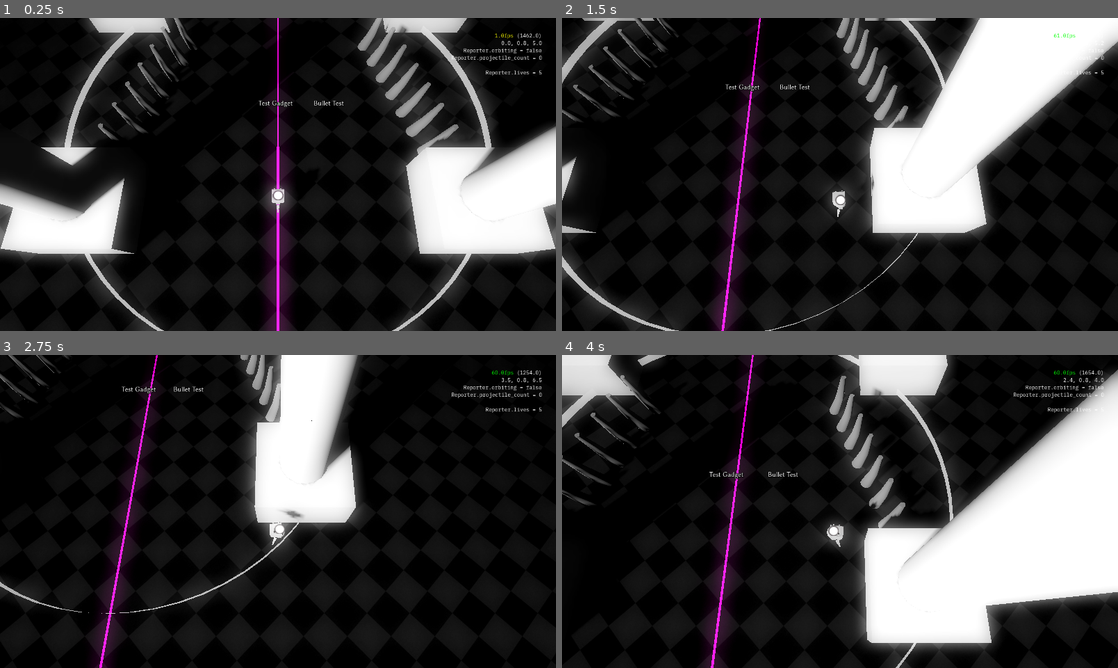
Above: before the commit, frames 1-4 (two rows, left to right).
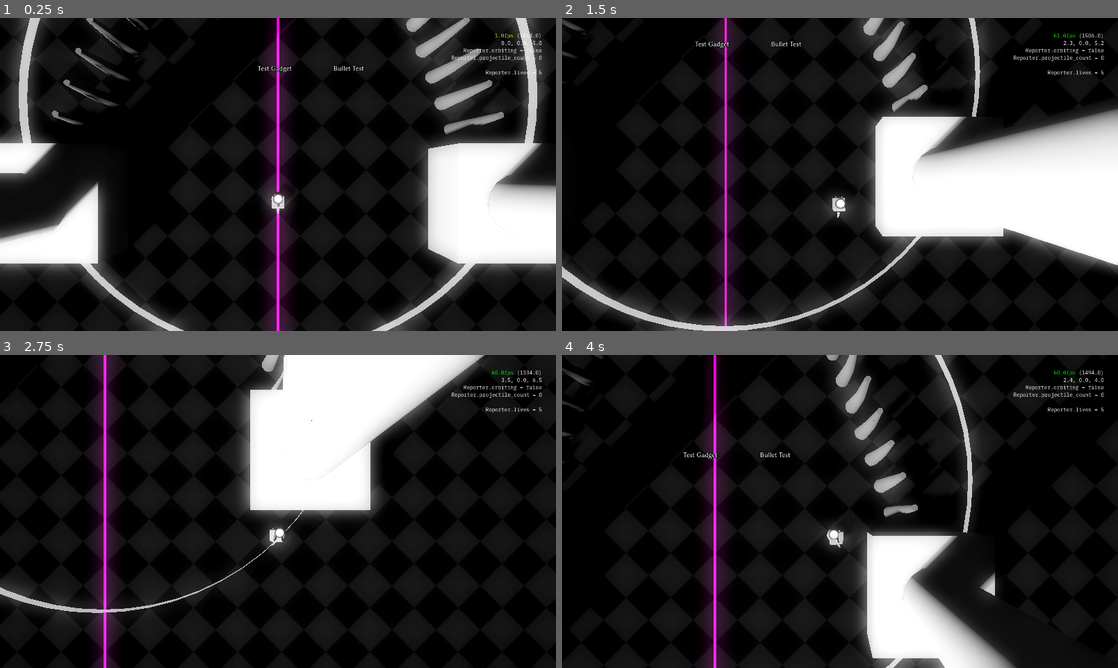
Above: after the commit, the same moments.

Repository: slyllama/dwelt
Game: Godot game, scene res://maps/debug/debug_map.tscn
The game is run twice, just before and just after one commit, with the same random seed, the same clock (stepped at 60 frames per second) and the same inputs.
Inputs (mouse positions are in pixels of both pictures, inside the frame that each line leads up to):
- Up to frame 1 (0.25 s): no input
- Up to frame 2 (1.5 s): move the mouse to (995, 74) at 0.52 s; hold D (strafe_right) 0.53-1.28 s; right-click (995, 74) at 0.6 s; move the mouse to (728, 190) at 1.27 s; hold S (move_back) from 1.28 s (still down); tap F (interact) at 1.35 s
- Up to frame 3 (2.75 s): right-click (166, 527) at 1.55 s; move the mouse to (333, 442) at 2.02 s; release S (move_back) at 2.03 s; hold D (strafe_right) from 2.03 s (still down); right-click (333, 442) at 2.1 s
- Up to frame 4 (4 s): move the mouse to (812, 574) at 2.77 s; release D (strafe_right) at 2.78 s; hold W (move_forward) 2.78-3.53 s; tap Mouse wheel up (zoom_in) at 2.85 s; right-click (812, 574) at 3.05 s; move the mouse to (1006, 558) at 3.52 s; hold A (strafe_left) from 3.53 s (still down); tap Mouse wheel down (zoom_out) at 3.6 s; right-click (1006, 558) at 3.8 s

The runs differ from the first frame. In frame 1, 28% of the frame differs, in the area x 0-100%, y 0-100%; in frame 2, 34%; in frame 3, 16%; in frame 4, 35%.

Commit message:
Added controller support

Diff:
--- a/lib/gadget/gadget.gd
+++ b/lib/gadget/gadget.gd
@@ -23,14 +23,13 @@
 	interacted.emit()
 	print("Interacting with '" + title + "'")
 
-func _input(event: InputEvent) -> void:
+func _input(_event: InputEvent) -> void:
 	if Reporter.current_gadget != self: return
 	if Input.is_action_just_pressed("interact"):
 		_interact()
 
 func _on_body_entered(body: Node3D) -> void:
 	if body is DweltPlayer:
-		await get_tree().process_frame
 		Reporter.current_gadget = self
 		Reporter.gadget_changed.emit()
 
--- a/lib/player/player.gd
+++ b/lib/player/player.gd
@@ -18,10 +18,10 @@
 	Reporter.player = self
 
 func _input(_event) -> void:
-	if Input.is_action_just_pressed("right_click"):
+	if Input.is_action_just_pressed("focus_mode"):
 		focus_mode_entered.emit()
 		focus_mode = true
-	elif Input.is_action_just_released("right_click"):
+	elif Input.is_action_just_released("focus_mode"):
 		focus_mode_exited.emit()
 		focus_mode = false
 
@@ -38,6 +38,11 @@
 	elif Input.is_action_pressed("strafe_right"): _direction.z = 1.0
 	else: _direction.z = 0.0
 
+	_direction.z += Input.get_action_strength("strafe_axis_right")
+	_direction.z -= Input.get_action_strength("strafe_axis_left")
+	_direction.x += Input.get_action_strength("move_axis_up")
+	_direction.x -= Input.get_action_strength("move_axis_down")
+
 	$PlayerModel.update_anim_targets(_direction.x, _direction.z)
 
 	_direction = _direction.normalized()
--- a/lib/player/player.tscn
+++ b/lib/player/player.tscn
@@ -5,6 +5,7 @@
 [ext_resource type="PackedScene" uid="uid://cya78xg5xgre4" path="res://lib/player/player_model.tscn" id="3_2ocui"]
 
 [sub_resource type="CylinderShape3D" id="CylinderShape3D_al4t3"]
+height = 1.0
 radius = 0.09
 
 [sub_resource type="StandardMaterial3D" id="StandardMaterial3D_5lbbh"]
@@ -26,10 +27,11 @@
 script = ExtResource("1_al4t3")
 
 [node name="Collision" type="CollisionShape3D" parent="."]
-transform = Transform3D(1, 0, 0, 0, 1, 0, 0, 0, 1, 0, 0.25, 0)
+transform = Transform3D(1, 0, 0, 0, 1, 0, 0, 0, 1, 0, 0.5, 0)
 shape = SubResource("CylinderShape3D_al4t3")
 
 [node name="PlayerCircle" type="MeshInstance3D" parent="Collision"]
+transform = Transform3D(1, 0, 0, 0, 1, 0, 0, 0, 1, 0, -0.49, 0)
 cast_shadow = 0
 mesh = SubResource("QuadMesh_0y160")
 
--- a/lib/player/player_camera/player_camera.gd
+++ b/lib/player/player_camera/player_camera.gd
@@ -8,7 +8,7 @@
 
 @onready var target_zoom_distance = $Axis/Camera.position.z
 
-func _input(event: InputEvent) -> void:
+func _input(_event: InputEvent) -> void:
 	if Input.is_action_just_pressed("zoom_in"):
 		target_zoom_distance -= zoom_increment
 	if Input.is_action_just_pressed("zoom_out"):
--- a/lib/player/player_camera/player_camera.tscn
+++ b/lib/player/player_camera/player_camera.tscn
@@ -44,7 +44,7 @@
 script = ExtResource("1_v5n1d")
 
 [node name="Axis" type="Node3D" parent="."]
-transform = Transform3D(1, 0, 0, 0, 0.34202, 0.939692, 0, -0.939692, 0.34202, 0, 0, 0)
+transform = Transform3D(1, 0, 0, 0, -4.37114e-08, 0.999999, 0, -0.999999, -4.37114e-08, 0, 0, 0)
 
 [node name="Camera" type="Camera3D" parent="Axis"]
 transform = Transform3D(1, 0, 0, 0, 1, 0, 0, 0, 1, 0, 0.45, 6)
--- a/lib/player/player_model.gd
+++ b/lib/player/player_model.gd
@@ -13,6 +13,6 @@
 	_forward_target = lerp(_forward_target, forward, _smooth)
 	_strafe_target = lerp(_strafe_target, strafe, _smooth)
 
-func _process(delta: float) -> void:
+func _process(_delta: float) -> void:
 	$AnimTree.set("parameters/forward_target/add_amount", _forward_target)
 	$AnimTree.set("parameters/strafe_target/add_amount", _strafe_target)
--- a/lib/projectile/projectile.gd
+++ b/lib/projectile/projectile.gd
@@ -34,7 +34,7 @@
 	area.position.x = 2.0
 
 	# Set up collision shape
-	var collision_shape = SphereShape3D.new()
+	var collision_shape = CylinderShape3D.new()
 	collision_shape.radius = radius
 	var collision = CollisionShape3D.new()
 	collision.shape = collision_shape
--- a/maps/debug/debug_map.tscn
+++ b/maps/debug/debug_map.tscn
@@ -73,7 +73,7 @@
 shape = SubResource("BoxShape3D_gvumf")
 
 [node name="Player" parent="." instance=ExtResource("2_hctbe")]
-transform = Transform3D(1, 0, 0, 0, 1, 0, 0, 0, 1, 0, 1, 5)
+transform = Transform3D(1, 0, 0, 0, 1, 0, 0, 0, 1, 0, 0, 5)
 
 [node name="Camera" parent="." instance=ExtResource("4_ki8xt")]
 
@@ -143,7 +143,7 @@
 skeleton = NodePath("../..")
 
 [node name="Gadget" parent="." instance=ExtResource("9_31nek")]
-transform = Transform3D(1, 0, 0, 0, 1, 0, 0, 0, 1, 1.2, 0, 2.5)
+transform = Transform3D(1, 0, 0, 0, 1, 0, 0, 0, 1, 1.29888, 0, 2.5)
 title = "Bullet Test"
 radius = 0.65
 interact_text = "hello"
--- a/project.godot
+++ b/project.godot
@@ -80,14 +80,36 @@
 "events": [Object(InputEventKey,"resource_local_to_scene":false,"resource_name":"","device":-1,"window_id":0,"alt_press …(192 unchanged characters)…
 ]
 }
-right_click={
+focus_mode={
 "deadzone": 0.2,
 "events": [Object(InputEventMouseButton,"resource_local_to_scene":false,"resource_name":"","device":-1,"window_id":0,"a …(256 unchanged characters)…
+, Object(InputEventJoypadButton,"resource_local_to_scene":false,"resource_name":"","device":-1,"button_index":2,"pressure":0.0,"pressed":true,"script":null)
 ]
 }
 interact={
 "deadzone": 0.2,
 "events": [Object(InputEventKey,"resource_local_to_scene":false,"resource_name":"","device":-1,"window_id":0,"alt_press …(192 unchanged characters)…
+, Object(InputEventJoypadButton,"resource_local_to_scene":false,"resource_name":"","device":-1,"button_index":0,"pressure":0.0,"pressed":true,"script":null)
+]
+}
+strafe_axis_left={
+"deadzone": 0.2,
+"events": [Object(InputEventJoypadMotion,"resource_local_to_scene":false,"resource_name":"","device":-1,"axis":0,"axis_value":-1.0,"script":null)
+]
+}
+strafe_axis_right={
+"deadzone": 0.2,
+"events": [Object(InputEventJoypadMotion,"resource_local_to_scene":false,"resource_name":"","device":-1,"axis":0,"axis_value":1.0,"script":null)
+]
+}
+move_axis_up={
+"deadzone": 0.2,
+"events": [Object(InputEventJoypadMotion,"resource_local_to_scene":false,"resource_name":"","device":-1,"axis":1,"axis_value":-1.0,"script":null)
+]
+}
+move_axis_down={
+"deadzone": 0.2,
+"events": [Object(InputEventJoypadMotion,"resource_local_to_scene":false,"resource_name":"","device":-1,"axis":1,"axis_value":1.0,"script":null)
 ]
 }
 
